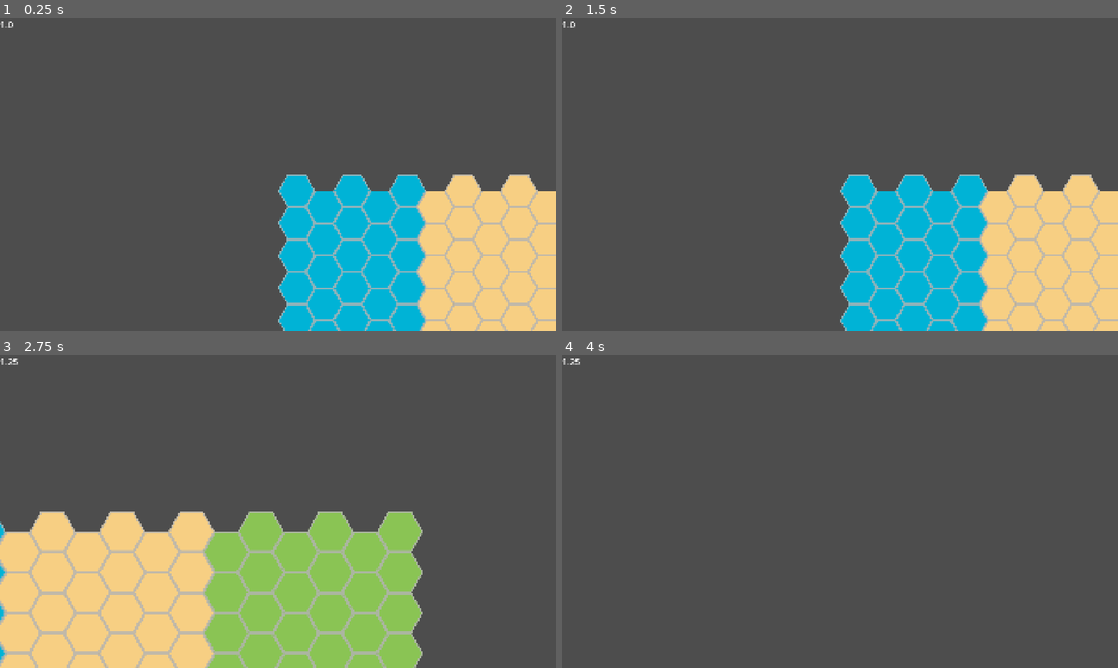
Above: before the commit, frames 1-4 (two rows, left to right).
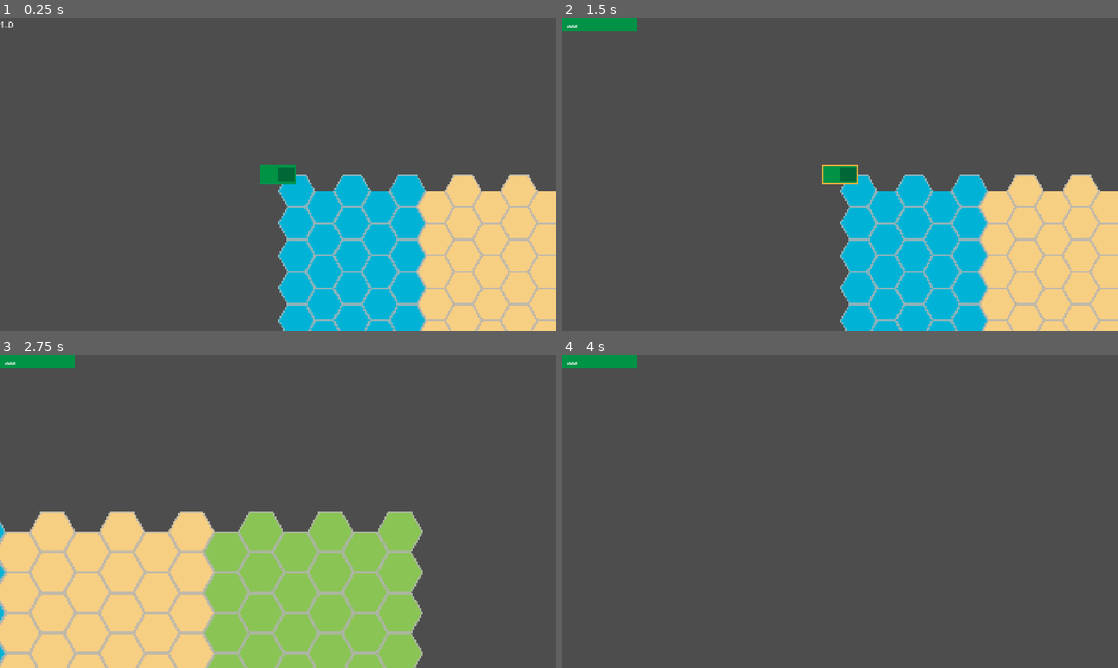
Above: after the commit, the same moments.

Repository: iamliuzy/NeoFront
Game: Godot game, scene res://game/game.tscn
Same seed, same stepped clock (60 frames per second), same inputs: the game is played once before the commit and once after it.
Inputs (mouse positions are in pixels of both pictures, inside the frame that each line leads up to):
- Up to frame 1 (0.25 s): no input
- Up to frame 2 (1.5 s): click (840, 174) at 0.52 s; click (600, 24) at 1.27 s
- Up to frame 3 (2.75 s): tap Enter at 2 s; move the mouse to (400, 495) at 2.02 s; hold D (move_right) from 2.03 s (still down); tap Mouse wheel up (zoom_in) at 2.1 s
- Up to frame 4 (4 s): move the mouse to (728, 527) at 2.77 s; release D (move_right) at 2.78 s; hold S (move_down) 2.78-3.53 s; tap Mouse wheel down (zoom_out) at 2.85 s; move the mouse to (895, 442) at 3.52 s; hold D (move_right) from 3.53 s (still down); tap Mouse wheel up (zoom_in) at 3.6 s

The runs differ from the first frame. In frame 1, 0.4% of the frame differs, in the area x 46-54%, y 46-54%; in frame 2, 1.0%, in the area x 0-54%, y 0-54%; in frame 3, 0.6%; in frame 4, 0.6%.

Commit message:
improve division display

Diff:
--- a/game/game.gd
+++ b/game/game.gd
@@ -6,7 +6,7 @@
 
 # Called when the node enters the scene tree for the first time.
 func _ready() -> void:
-	$Divisions.add_division(Division.new("aaa",
+	$Divisions.add_division(Division.init("aaa",
 										 Nation.new("a", Color.AQUA),
 										 Division.DivisionType.Tank,
 										 10.0, 10.0, 10.0), self)
--- a/game/map_view/division/division.gd
+++ b/game/map_view/division/division.gd
@@ -14,15 +14,17 @@
 
 signal select
 
-func _init(division_name: String, nation: Nation,
+static func init(division_name: String, nation: Nation,
 		   type: DivisionType, attack: float,
-		   defense: float, speed: float) -> void:
-	self.division_name = division_name
-	self.nation = nation
-	self.type = type
-	self.attack = attack
-	self.defense = defense
-	self.speed = speed
+		   defense: float, speed: float):
+	var div = preload("res://game/map_view/division/division.tscn").instantiate()
+	div.division_name = division_name
+	div.nation = nation
+	div.type = type
+	div.attack = attack
+	div.defense = defense
+	div.speed = speed
+	return div
 
 # Called when the node enters the scene tree for the first time.
 func _ready() -> void:
--- a/game/map_view/hud/division_item.gd
+++ b/game/map_view/hud/division_item.gd
@@ -4,14 +4,19 @@
 
 var division: Division
 
-func _init(division: Division):
-	self.division = division
+static func init(division: Division):
+	var divi = preload("res://game/map_view/hud/division_item.tscn").instantiate()
+	divi.division = division
+	return divi
 
 # Called when the node enters the scene tree for the first time.
 func _ready() -> void:
-	$DivisionName.text = division.division_name
-
+	pass
 
 # Called every frame. 'delta' is the elapsed time since the previous frame.
 func _process(delta: float) -> void:
 	pass
+
+
+func _on_division_name_ready() -> void:
+	$DivisionName.text = division.division_name
--- a/game/map_view/hud/division_item.tscn
+++ b/game/map_view/hud/division_item.tscn
@@ -7,6 +7,12 @@
 atlas = ExtResource("2_k66eo")
 region = Rect2(0, 0, 256, 48)
 filter_clip = true
+
+[sub_resource type="SystemFont" id="SystemFont_dakft"]
+
+[sub_resource type="LabelSettings" id="LabelSettings_dxrkv"]
+font = SubResource("SystemFont_dakft")
+font_size = 20
 
 [node name="DivisionItem" type="Control" unique_id=339603907]
 layout_mode = 3
@@ -25,5 +31,12 @@
 
 [node name="DivisionName" type="Label" parent="." unique_id=1269649595]
 layout_mode = 0
-offset_right = 40.0
-offset_bottom = 23.0
+offset_left = 16.0
+offset_top = 12.0
+offset_right = 244.0
+offset_bottom = 36.0
+label_settings = SubResource("LabelSettings_dxrkv")
+horizontal_alignment = 3
+vertical_alignment = 3
+
+[connection signal="ready" from="DivisionName" to="." method="_on_division_name_ready"]
--- a/game/map_view/hud/hud.gd
+++ b/game/map_view/hud/hud.gd
@@ -13,10 +13,13 @@
 
 func _on_division_selected(division: Division):
 	if division.selected == true:
-		$DivisionList.add_child(DivisionItem.new(division))
+		$DivisionList.add_child(DivisionItem.init(division))
 	else:
-		pass
-		#$DivisionList.find_child()
+		for i in $DivisionList.get_children():
+			if i.division == division:
+				$DivisionList.remove_child(i)
 
 	if $DivisionList.get_child_count() == 0:
-		pass
+		$DivisionList.visible = false
+	else:
+		$DivisionList.visible = true
Not shown: 1 places in game/game.tscn that only renumber resources
